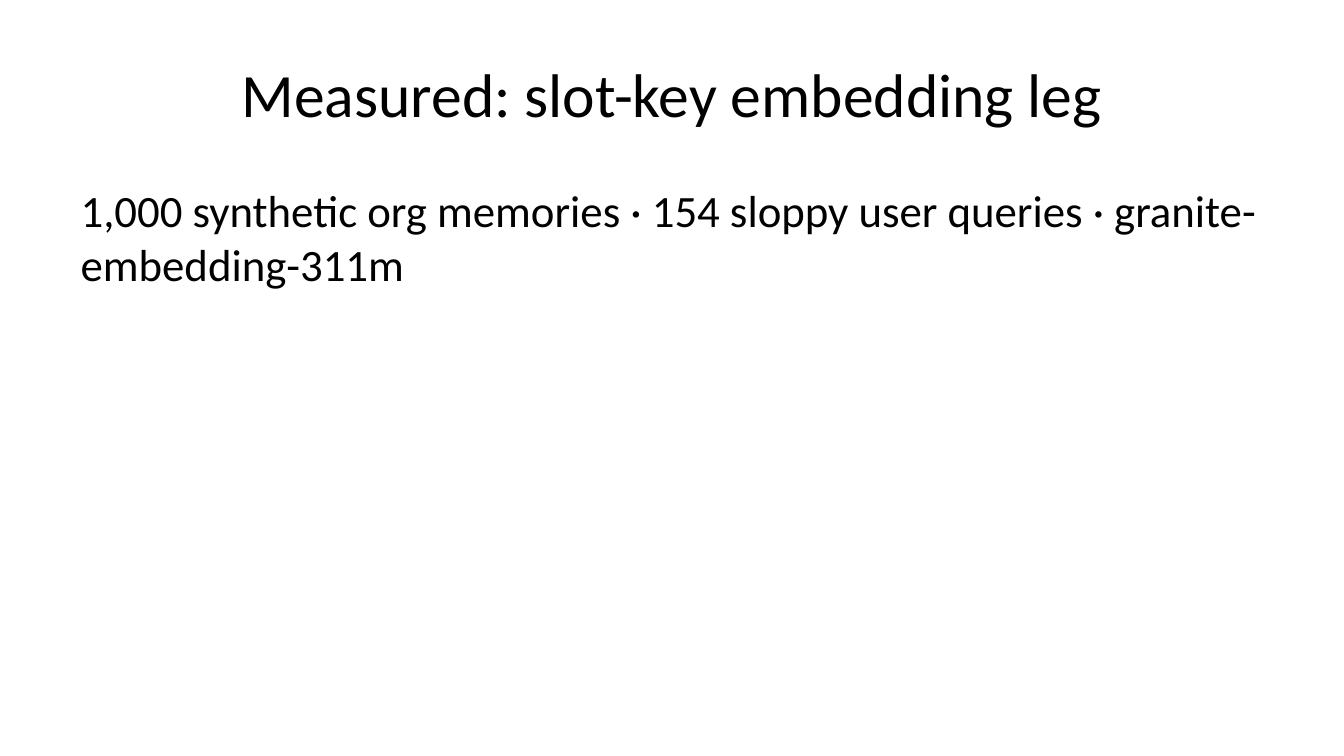
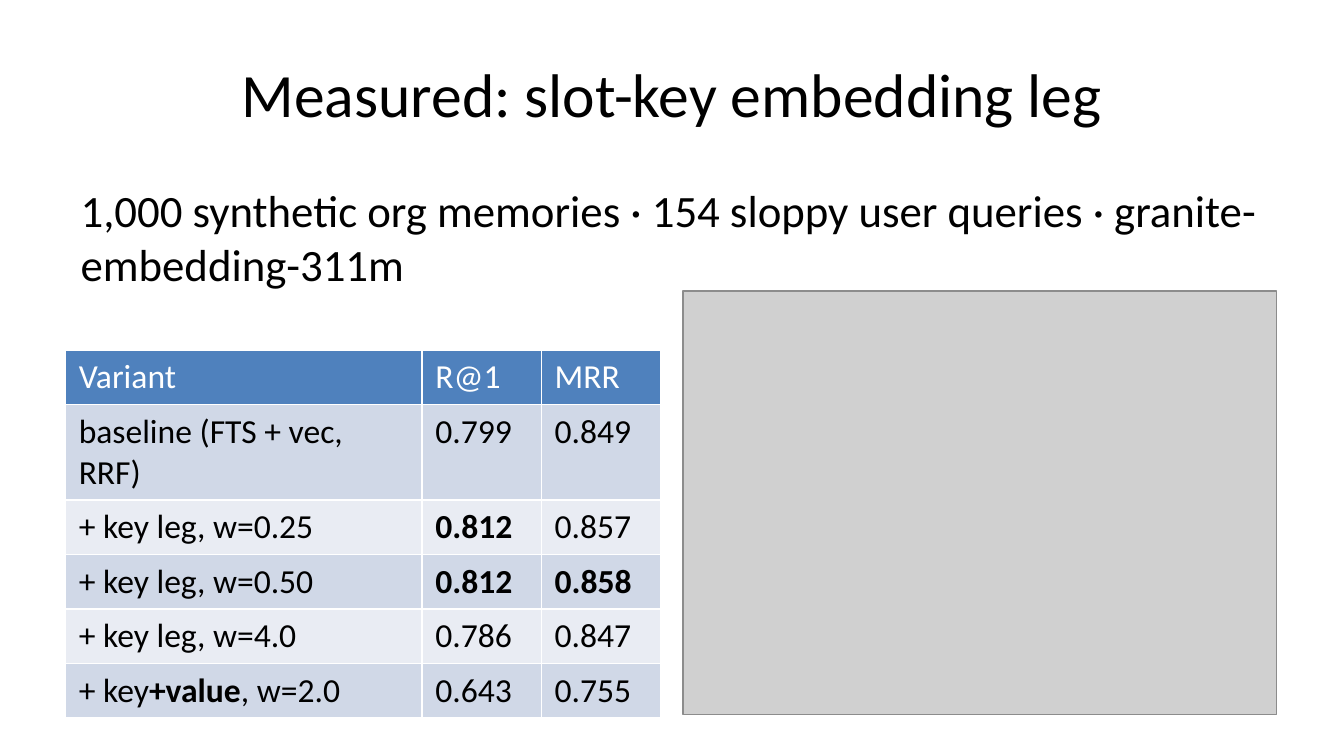
Before and after one commit to ivoras/harlequin, a slide deck: slide 24 of docs/croai2026/slides-pptx.pptx (slide 20 before the commit). Drawn at 1344x756 pixels with LibreOffice and Linux fonts; fonts in the diff are those of the drawing; grey boxes stand for pictures. Boxes give left, top, right and bottom in pixels: in the first picture for what was removed or moved away, otherwise in the second. Text is boxed around its words. In the diff, an @@ line names an element or a change of style, - is before the commit and + after.

```diff
--- a/docs/croai2026/slides-pptx.pptx
+++ b/docs/croai2026/slides-pptx.pptx
@@ picture added at [683, 290, 1277, 714] @@
@@ table added at [66, 349, 661, 712], 6 rows, 3 columns @@
+Variant | R@1 | MRR
+baseline (FTS + vec, RRF) | 0.799 | 0.849
++ key leg, w=0.25 | 0.812 | 0.857
++ key leg, w=0.50 | 0.812 | 0.858
++ key leg, w=4.0 | 0.786 | 0.847
++ key+value, w=2.0 | 0.643 | 0.755
```
Also in this commit, not shown: 9 slides added, 1 slide removed, 1 other file.
